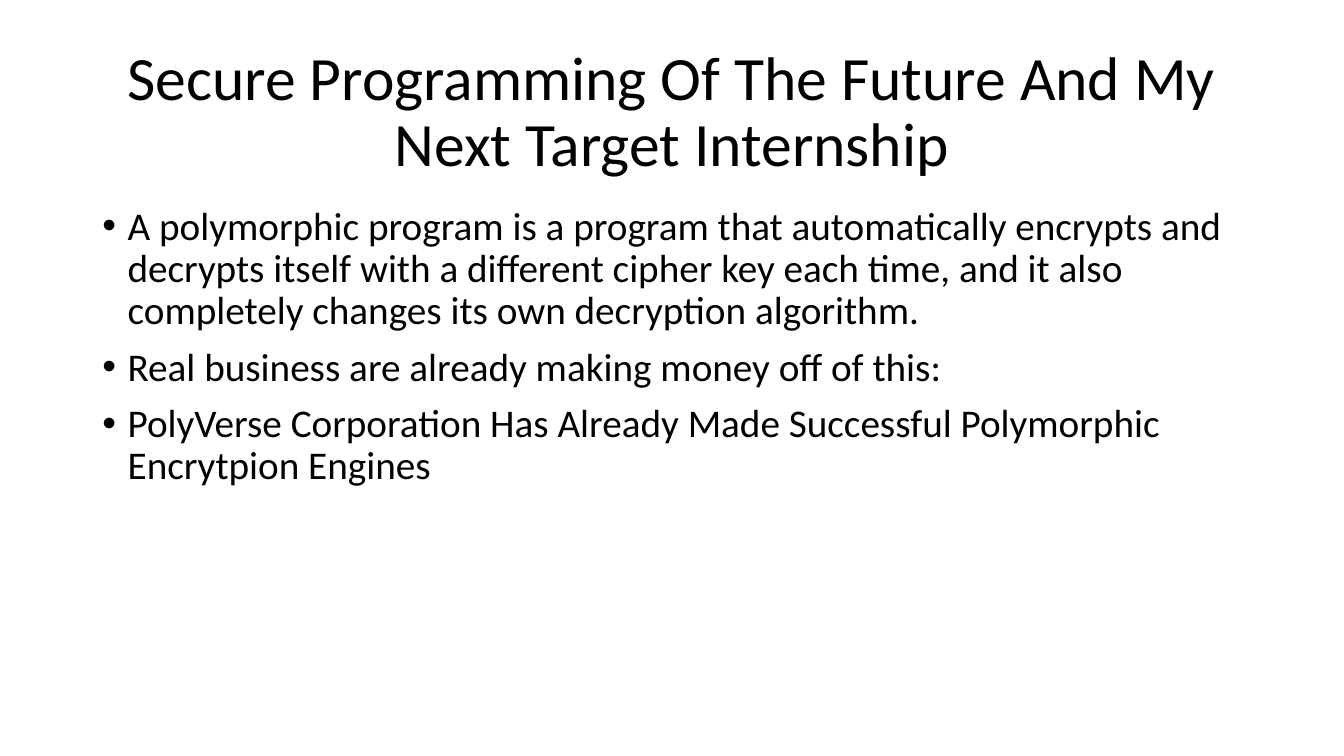
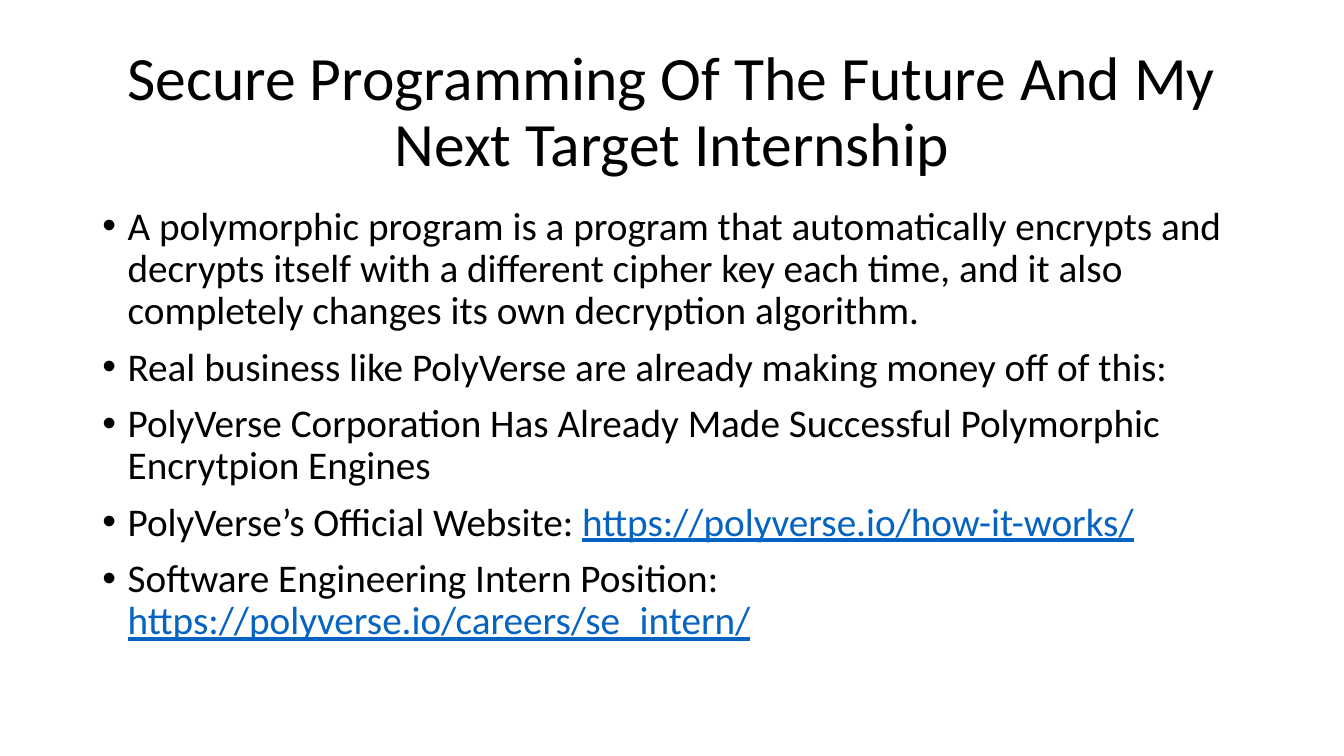
Before and after one commit to fosres/MAT, a slide deck: slide 16 of A_Guide_To_Malware_Analysis.pptx. Drawn at 1344x756 pixels with LibreOffice and Linux fonts; fonts in the diff are those of the drawing. Boxes give left, top, right and bottom in pixels: in the first picture for what was removed or moved away, otherwise in the second. Text is boxed around its words. In the diff, an @@ line names an element or a change of style, - is before the commit and + after.

```diff
--- a/A_Guide_To_Malware_Analysis.pptx
+++ b/A_Guide_To_Malware_Analysis.pptx
@@ text at (128,353,1166,388): text changed @@
-• Real business are already making money off of this:
+• Real business like PolyVerse are already making money off of this:
@@ text at (128,508,1134,641): paragraphs added @@
+• PolyVerse’s Official Website: https://polyverse.io/how-it-works/
+• Software Engineering Intern Position: https://polyverse.io/careers/se_intern/
```
Also in this commit, not shown: 3 other slides changed, 4 slides added, 3 slides removed, 8 other files.
